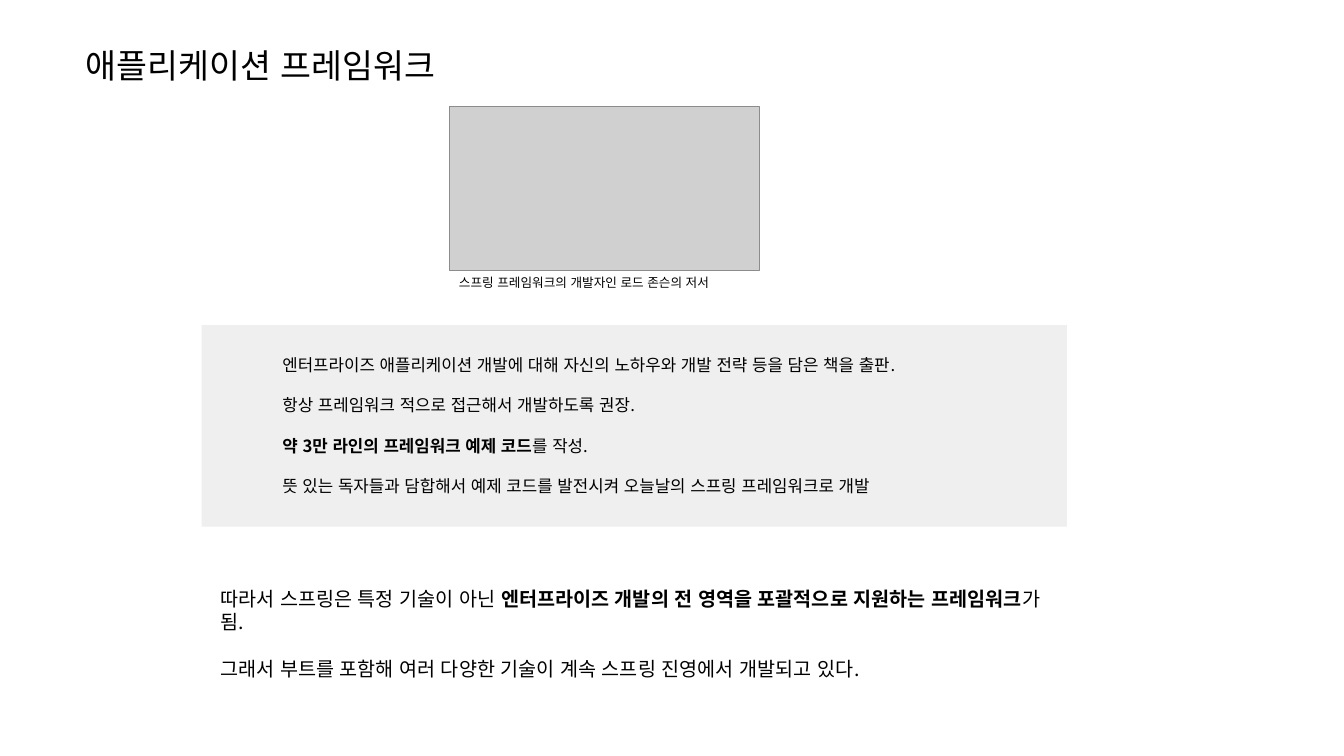
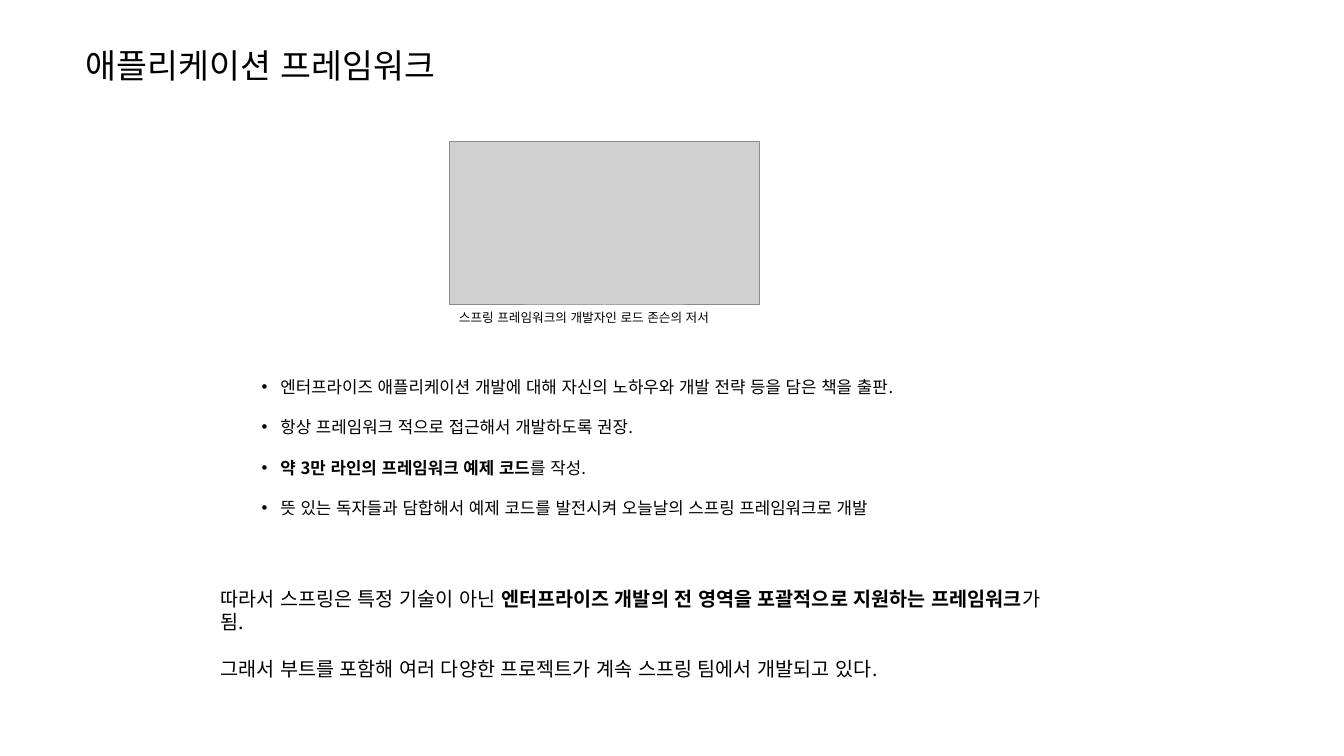
Before and after one commit to joonYK/study-boot-rest, a slide deck: slide 5 of SpringBoot Rest API.pptx. Drawn at 1344x756 pixels with LibreOffice and Linux fonts; fonts in the diff are those of the drawing; grey boxes stand for pictures. Boxes give left, top, right and bottom in pixels: in the first picture for what was removed or moved away, otherwise in the second. Text is boxed around its words. In the diff, an @@ line names an element or a change of style, - is before the commit and + after.

```diff
--- a/SpringBoot Rest API.pptx
+++ b/SpringBoot Rest API.pptx
@@ picture: place and size @@
-picture at box(449, 107, 760, 270)
+picture at box(449, 142, 760, 306)
@@ rectangle removed at box(202, 326, 1068, 527) @@
@@ text "스프링 프레임워크의 개발자인 로드 존슨의 ...": place and size @@
-text "스프링 프레임워크의 개발자인 로드 존슨의 ..." at box(459, 276, 709, 288)
+text "스프링 프레임워크의 개발자인 로드 존슨의 ..." at box(459, 311, 709, 323)
@@ text "엔터프라이즈 애플리케이션 개발에 대해 자신의 ...": place and size @@
-text "엔터프라이즈 애플리케이션 개발에 대해 자신의 ..." at box(282, 357, 895, 494)
+text "엔터프라이즈 애플리케이션 개발에 대해 자신의 ..." at box(280, 379, 893, 516)
@@ text "엔터프라이즈 애플리케이션 개발에 대해 자신의 ..." at box(280, 379, 893, 516): bullet none to • @@
@@ text at box(220, 659, 877, 678): text changed @@
-그래서 부트를 포함해 여러 다양한 기술이 계속 스프링 진영에서 개발되고 있다.
+그래서 부트를 포함해 여러 다양한 프로젝트가 계속 스프링 팀에서 개발되고 있다.
```
Also in this commit, not shown: 15 other slides changed.
